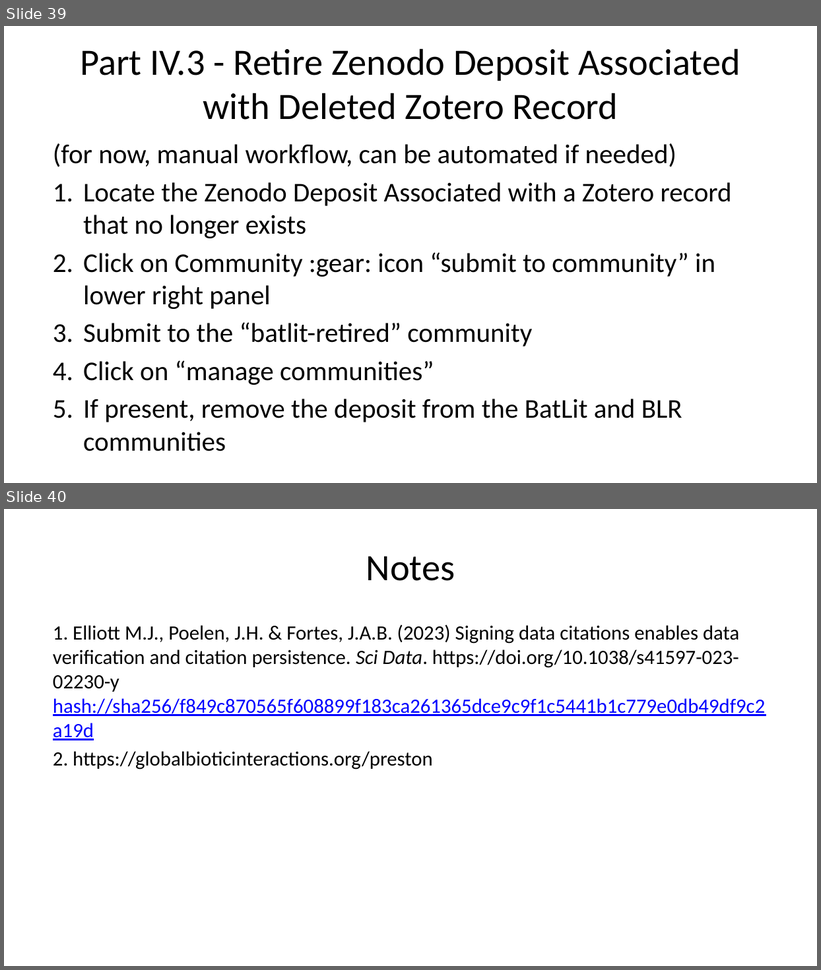
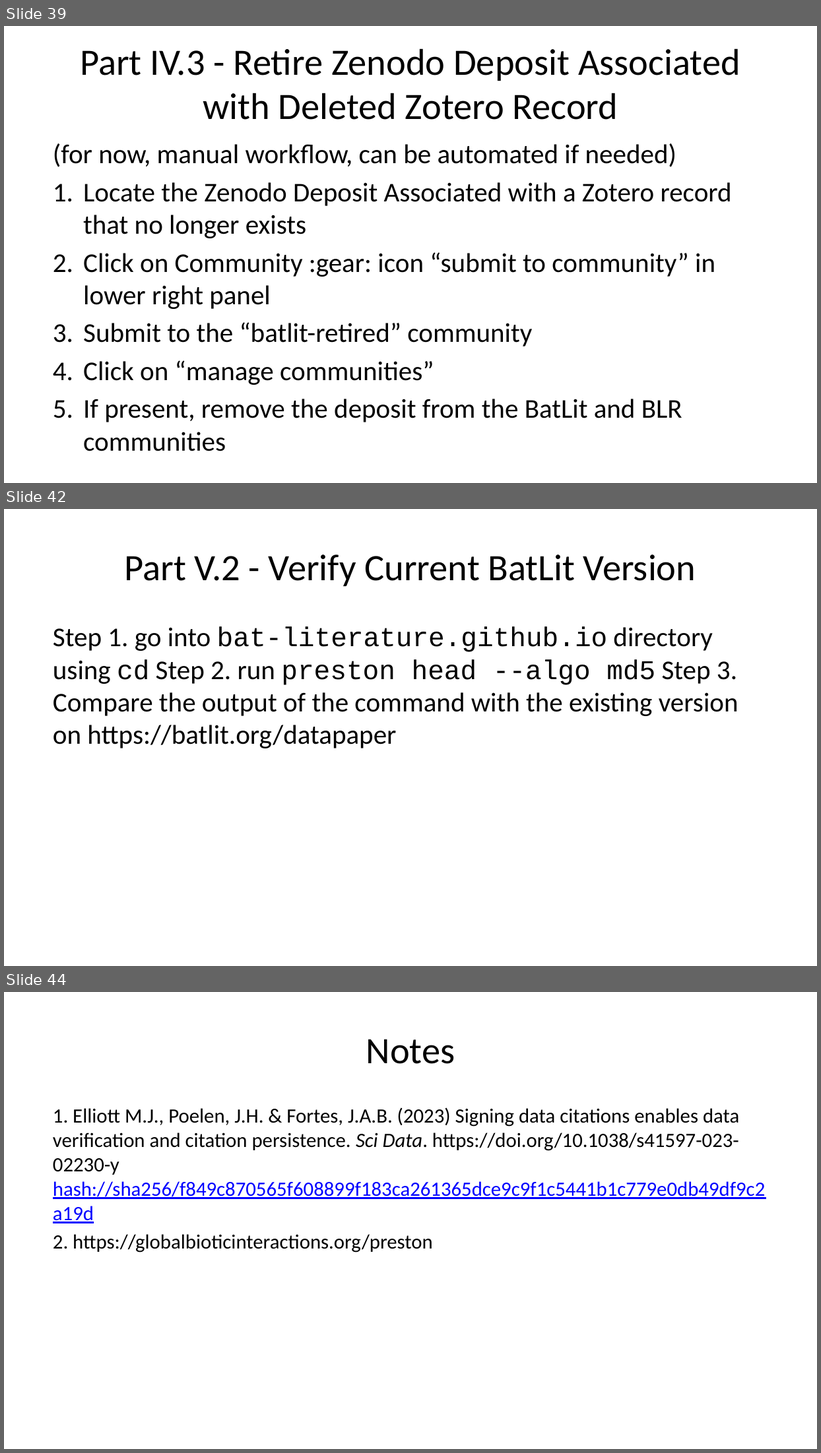
Before and after one commit to bat-literature/bat-literature.github.io, a slide deck: workshop.pptx. Shown one above the other, each under a label of ours: slides 39 and 40 before the commit, slides 39, 42 and 44 after it; the slides between them are not shown. The pictures are 821x970 and 821x1453 pixels, drawn with LibreOffice and Linux fonts; fonts in the diff are those of the drawing. Boxes give left, top, right and bottom in pixels: in the first picture for what was removed or moved away, otherwise in the second. Text is boxed around its words. In the diff, an @@ line names an element or a change of style, - is before the commit and + after.

```diff
--- a/workshop.pptx
+++ b/workshop.pptx
@@ slide 42 added at bbox=[4, 509, 817, 966], background #FFFFFF @@
@@ title added at bbox=[125, 555, 696, 586], 33 pt, text #000000 @@
+Part V.2 - Verify Current BatLit Version
@@ text added at bbox=[53, 627, 739, 749], 24 pt, text #000000 @@
+Step 1. go into bat-literature.github.io directory using cd Step 2. run preston head --algo md5 Step 3. Compare the output of the command with the existing version on https://batlit.org/datapaper
@@ what was slide 40 is now slide 44 @@
```
Also in this commit, not shown: 3 other slides added, 3 other files.
